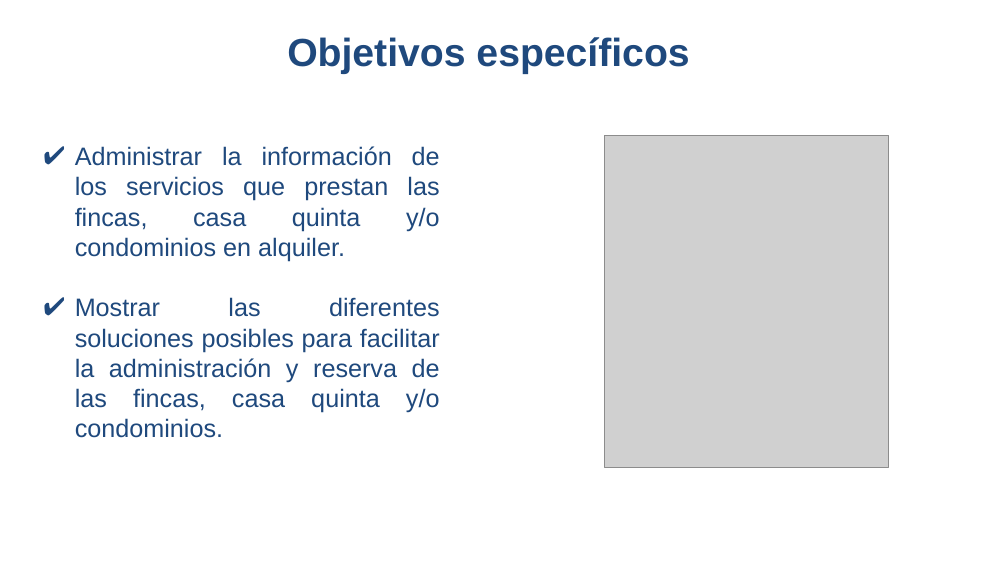
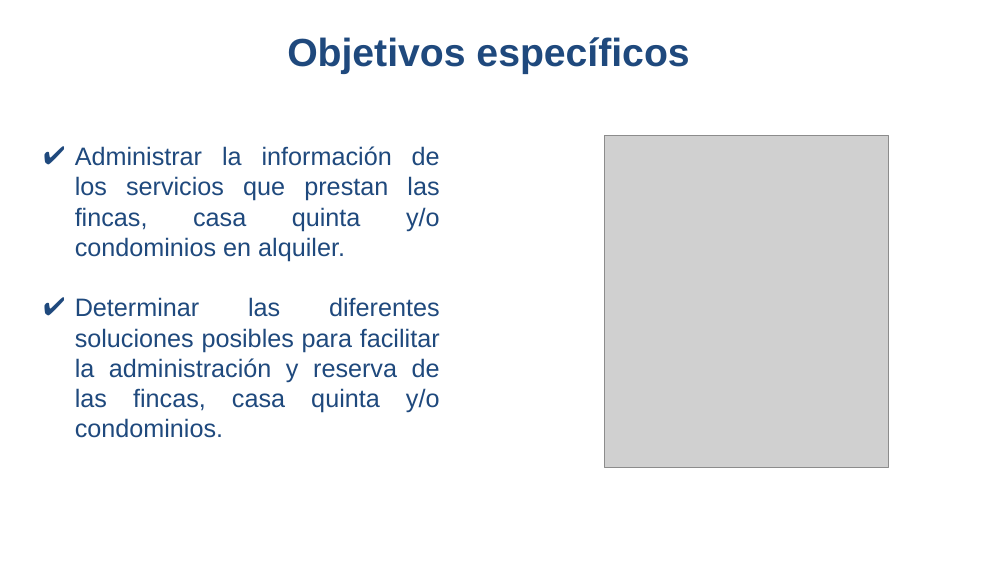
Before and after one commit to LauraV8/ProyectoSena1Tri, a slide deck: slide 7 of Presentación Proyecto.pptx. Drawn at 1008x567 pixels with LibreOffice and Linux fonts; fonts in the diff are those of the drawing; grey boxes stand for pictures; background and template pictures are left out. Boxes give left, top, right and bottom in pixels: in the first picture for what was removed or moved away, otherwise in the second. Text is boxed around its words. In the diff, an @@ line names an element or a change of style, - is before the commit and + after.

```diff
--- a/Presentación Proyecto.pptx
+++ b/Presentación Proyecto.pptx
@@ text at bbox=[75, 297, 440, 438]: text changed @@
-✔ Mostrar las diferentes soluciones posibles para facilitar la administración y reserva de las fincas, casa quinta y/o condominios.
+✔ Determinar las diferentes soluciones posibles para facilitar la administración y reserva de las fincas, casa quinta y/o condominios.
```
Also in this commit, not shown: 3 other slides changed, 1 other file.
